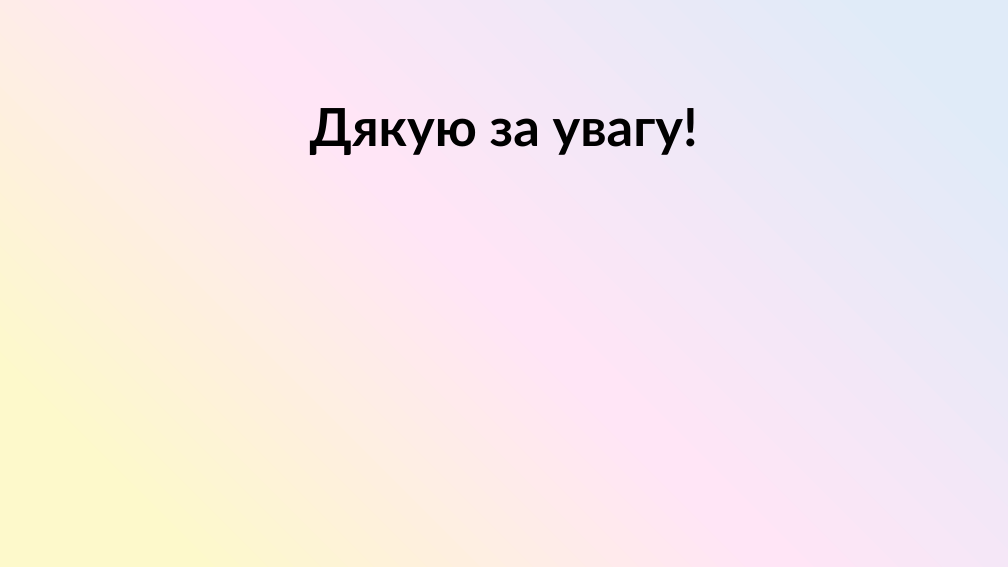
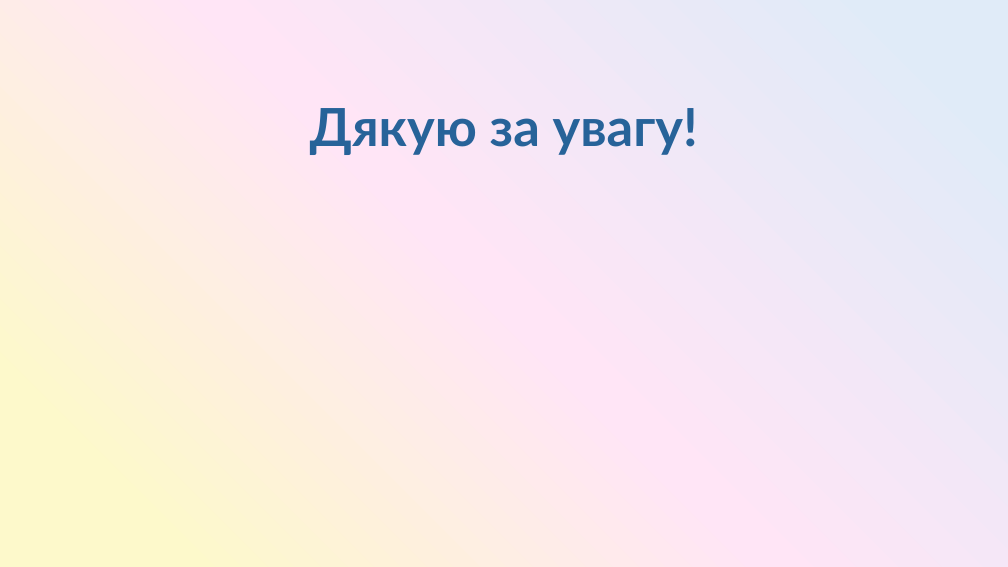
Before and after one commit to SashaGaran/Katya_diplomna, a slide deck: slide 20 of diplomna.pptx. Drawn at 1008x567 pixels with LibreOffice and Linux fonts; fonts in the diff are those of the drawing. Boxes give left, top, right and bottom in pixels: in the first picture for what was removed or moved away, otherwise in the second. Text is boxed around its words. In the diff, an @@ line names an element or a change of style, - is before the commit and + after.

```diff
--- a/diplomna.pptx
+++ b/diplomna.pptx
@@ text "Дякую за увагу!" at bbox=[310, 108, 698, 155]: text colour #000000 to gradient #276399 to #5380FF @@
```
Also in this commit, not shown: 3 other slides changed, 1 slide added, 1 slide removed.
